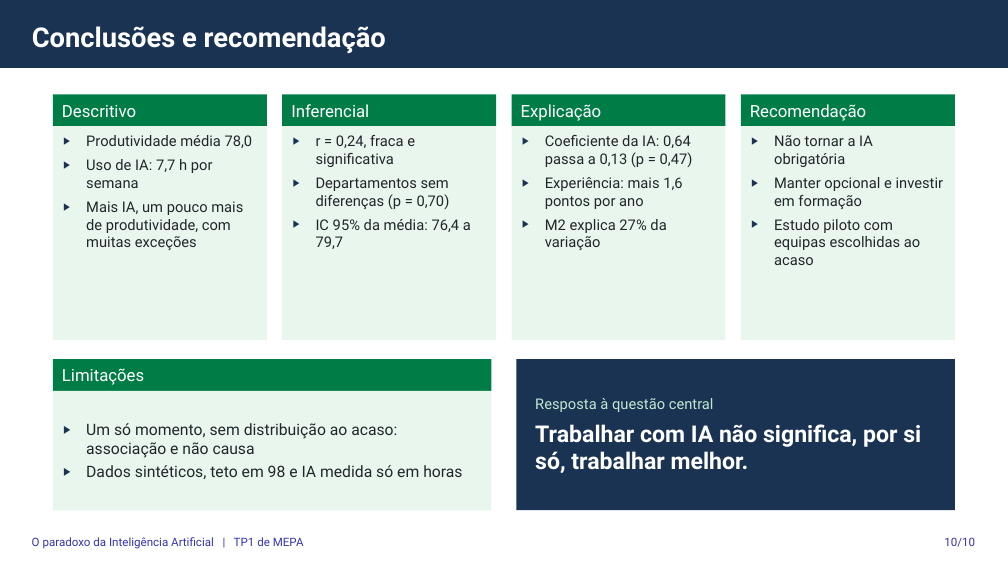
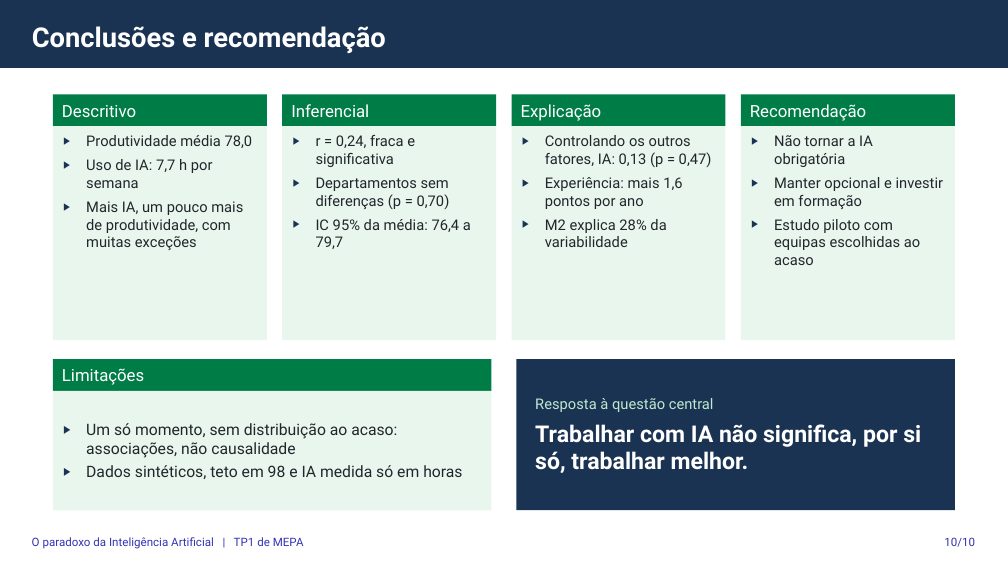
Before and after one commit to gcoutinho-ipca/tp1-mepa-ia-produtividade, a slide deck: slide 10 of Apresentacao_Defesa_TP1_MEPA.pptx. Drawn at 1008x567 pixels with LibreOffice and Linux fonts; fonts in the diff are those of the drawing. Boxes give left, top, right and bottom in pixels: in the first picture for what was removed or moved away, otherwise in the second. Text is boxed around its words. In the diff, an @@ line names an element or a change of style, - is before the commit and + after.

```diff
--- a/Apresentacao_Defesa_TP1_MEPA.pptx
+++ b/Apresentacao_Defesa_TP1_MEPA.pptx
@@ text in rectangle at <box>545,135,712,167</box>: text changed @@
-▶ Coeficiente da IA: 0,64 passa a 0,13 (p = 0,47)
+▶ Controlando os outros fatores, IA: 0,13 (p = 0,47)
@@ text in rectangle at <box>545,219,666,247</box>: text changed @@
-▶ M2 explica 27% da variação
+▶ M2 explica 28% da variabilidade
@@ text in rectangle at <box>86,423,397,458</box>: text changed @@
-▶ Um só momento, sem distribuição ao acaso: associação e não causa
+▶ Um só momento, sem distribuição ao acaso: associações, não causalidade
```
Also in this commit, not shown: 8 other slides changed, 5 other files.
